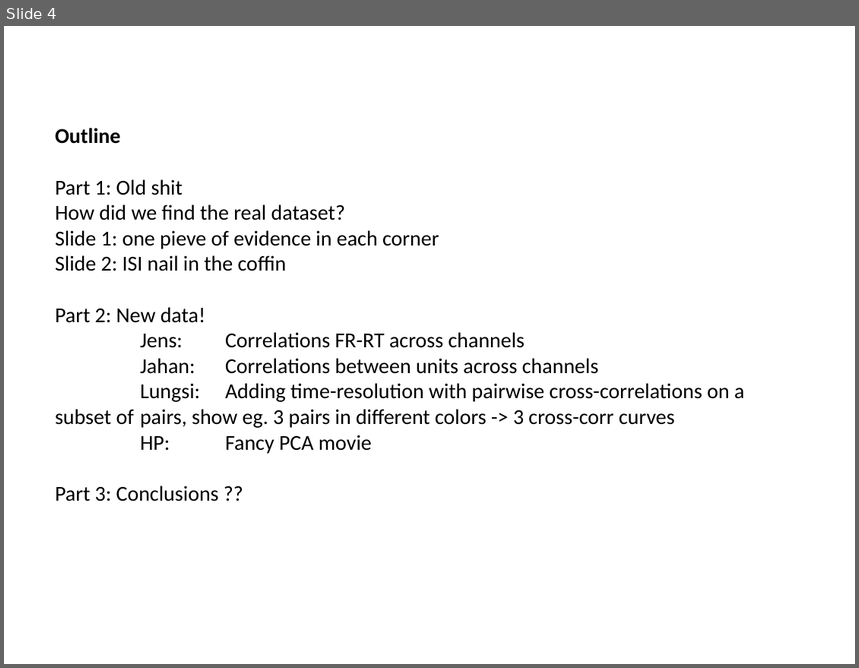
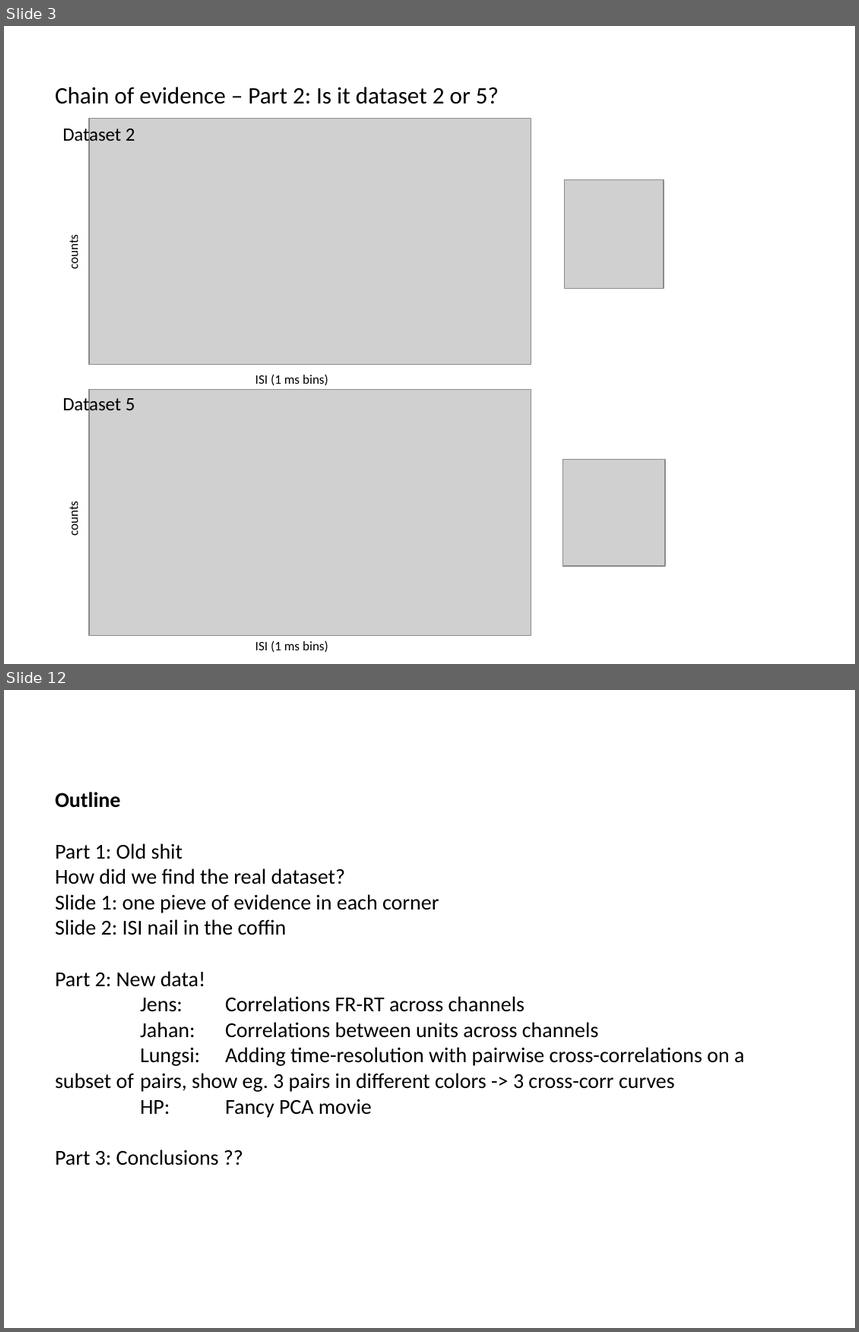
Before and after one commit to ANDA-DownStates/analysis, a slide deck: Final presentation/_Final presentation.pptx. Shown one above the other, each under a label of ours: slide 4 before the commit, slides 3 and 12 after it; the slides between them are not shown. The pictures are 859x668 and 859x1332 pixels, drawn with LibreOffice and Linux fonts; fonts in the diff are those of the drawing; grey boxes stand for pictures. Boxes give left, top, right and bottom in pixels: in the first picture for what was removed or moved away, otherwise in the second. Text is boxed around its words. In the diff, an @@ line names an element or a change of style, - is before the commit and + after.

```diff
--- a/Final presentation/_Final presentation.pptx
+++ b/Final presentation/_Final presentation.pptx
@@ slide 3 added at (4, 26, 855, 664), background #FFFFFF @@
@@ text added at (55, 87, 499, 104), 20 pt, text #000000 @@
+Chain of evidence – Part 2: Is it dataset 2 or 5?
@@ text added at (63, 126, 135, 145), 16 pt, text #000000 @@
+Dataset 2
@@ picture added at (89, 118, 531, 364) @@
@@ picture added at (564, 180, 664, 288) @@
@@ text added at (66, 238, 82, 269), 11 pt, text #000000 @@
+counts
@@ picture added at (89, 390, 531, 636) @@
@@ text added at (256, 374, 329, 385), 11 pt, text #000000 @@
+ISI (1 ms bins)
@@ text added at (63, 395, 135, 415), 16 pt, text #000000 @@
+Dataset 5
@@ picture added at (563, 459, 665, 566) @@
@@ text added at (66, 504, 82, 535), 11 pt, text #000000 @@
+counts
@@ text added at (256, 641, 329, 652), 11 pt, text #000000 @@
+ISI (1 ms bins)
@@ what was slide 4 is now slide 12 @@
```
Also in this commit, not shown: 10 other slides added, 3 slides removed.
